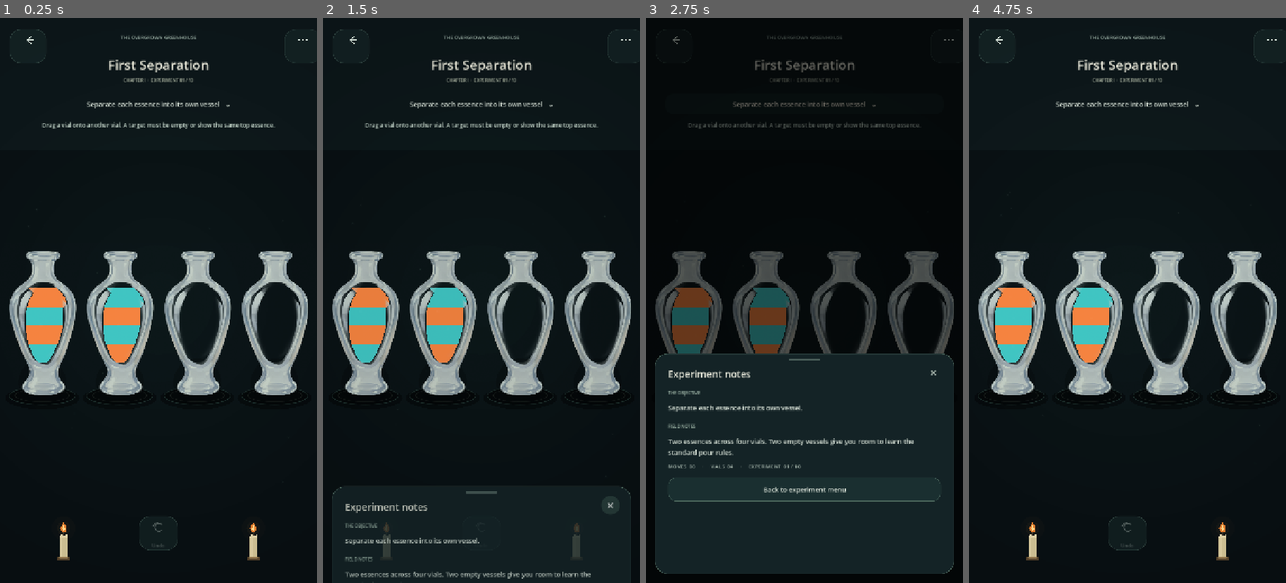
Above: before the commit, frames 1-4 (left to right).
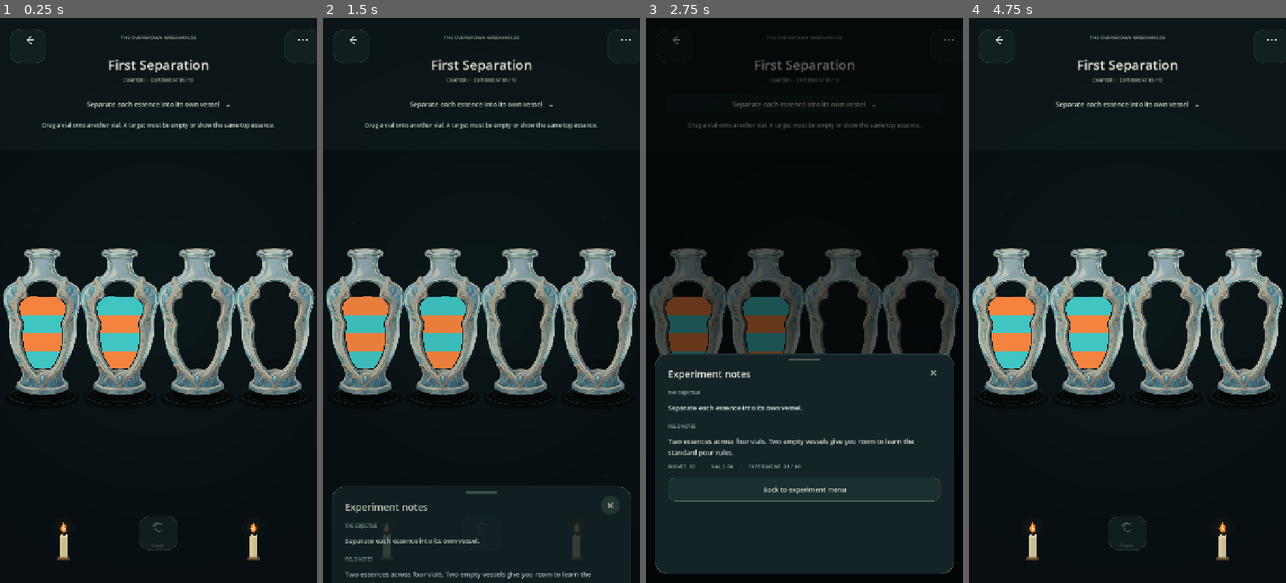
Above: after the commit, the same moments.

Repository: Kryodo/spell-sort-game
Game: Godot game, scene res://scenes/dark_sorting_slots_prototype.tscn
The game is run twice, just before and just after one commit, with the same random seed, the same clock (stepped at 60 frames per second) and the same inputs. This scene is started directly instead of the project's main scene.
Inputs:
- Up to frame 1 (0.25 s): no input
- Up to frame 2 (1.5 s): click "Separate each essence into it…" at 0.5 s; click "×" at 1.25 s
- Up to frame 3 (2.75 s): click "Separate each essence into it…" at 2 s
- Up to frame 4 (4.75 s): click "×" at 2.75 s; click "Separate each essence into it…" at 3.5 s; click "×" at 4.25 s

The runs differ from the first frame. In frame 1, 12% of the frame differs, in the area x 1-100%, y 40-67%; in frame 2, 12%; in frame 3, 6.0%; in frame 4, 12%.

Commit message:
Test transparent-chamber Vial 3 with shared renderer

Diff:
--- a/scripts/asset_fantasy_alchemy_bottle.gd
+++ b/scripts/asset_fantasy_alchemy_bottle.gd
@@ -3,7 +3,7 @@
 ## One complete illustration per vial. The transparent inner chamber is analysed
 ## once per texture; every essence layer then shares the resulting body profile.
 
-const DEFAULT_VIAL_ART: Texture2D = preload("res://assets/bottles/SpellSort_Vial_2.png")
+const DEFAULT_VIAL_ART: Texture2D = preload("res://assets/bottles/SpellSort_Vial__3.png")
 
 const ALPHA_CUTOFF := 0.14
 const SCAN_TOP_RATIO := 0.16
